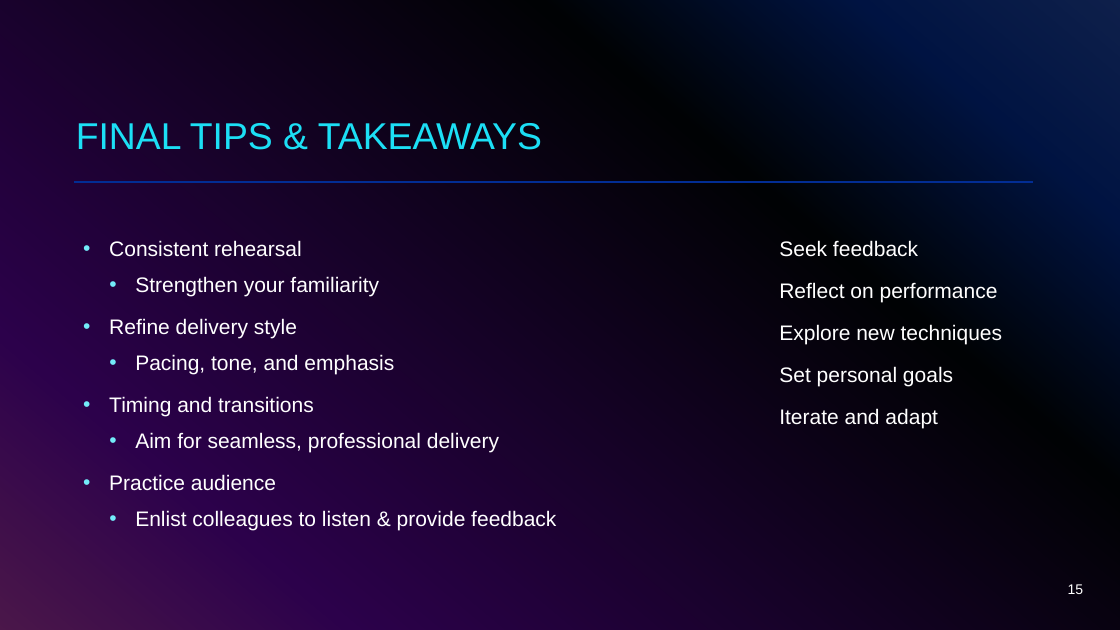
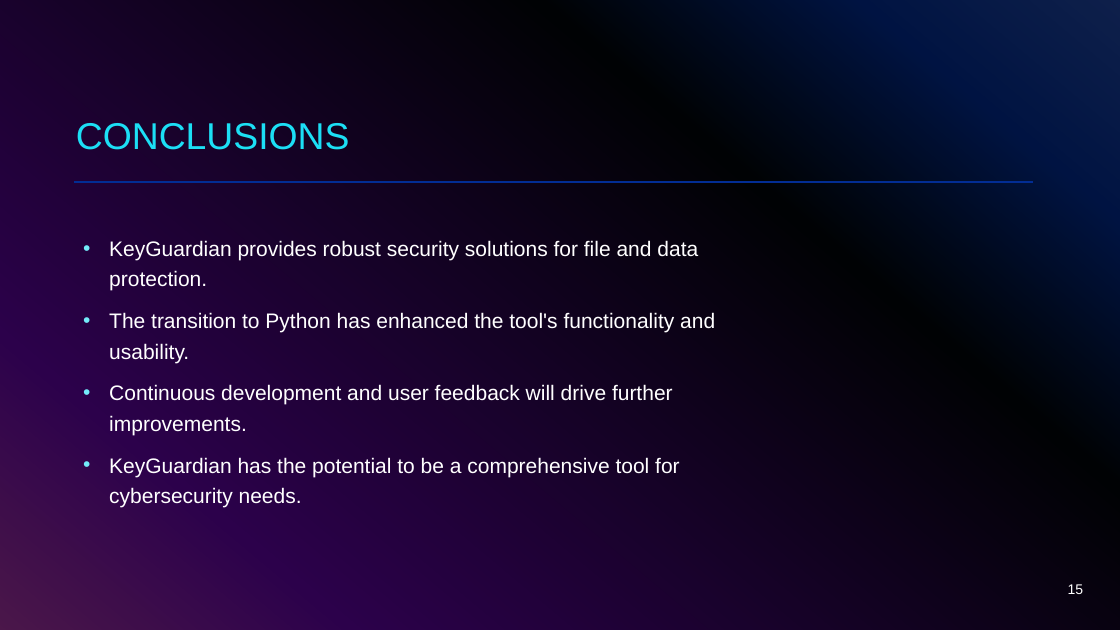
Before and after one commit to brodante/KeyGuardian, a slide deck: slide 15 of papers/PPT/KeyGuardian.pptx. Drawn at 1120x630 pixels with LibreOffice and Linux fonts; fonts in the diff are those of the drawing. Boxes give left, top, right and bottom in pixels: in the first picture for what was removed or moved away, otherwise in the second. Text is boxed around its words. In the diff, an @@ line names an element or a change of style, - is before the commit and + after.

```diff
--- a/papers/PPT/KeyGuardian.pptx
+++ b/papers/PPT/KeyGuardian.pptx
@@ title at (x1=76, y1=123, x2=350, y2=150): text changed @@
-FINAL TIPS & TAKEAWAYS
+CONCLUSIONS
@@ text at (x1=109, y1=240, x2=715, y2=507): text changed @@
-• Consistent rehearsal
-  • Strengthen your familiarity
-• Refine delivery style
-  • Pacing, tone, and emphasis
-• Timing and transitions
-  • Aim for seamless, professional delivery
-• Practice audience
-  • Enlist colleagues to listen & provide feedback
+• KeyGuardian provides robust security solutions for file and data protection.
+• The transition to Python has enhanced the tool's functionality and usability.
+• Continuous development and user feedback will drive further improvements.
+• KeyGuardian has the potential to be a comprehensive tool for cybersecurity needs.
@@ text removed at (x1=779, y1=240, x2=1003, y2=428) @@
-Seek feedback
-Reflect on performance
-Explore new techniques
-Set personal goals
-Iterate and adapt
```
Also in this commit, not shown: 4 other slides changed, 8 slides added, 8 slides removed, 34 other files.
